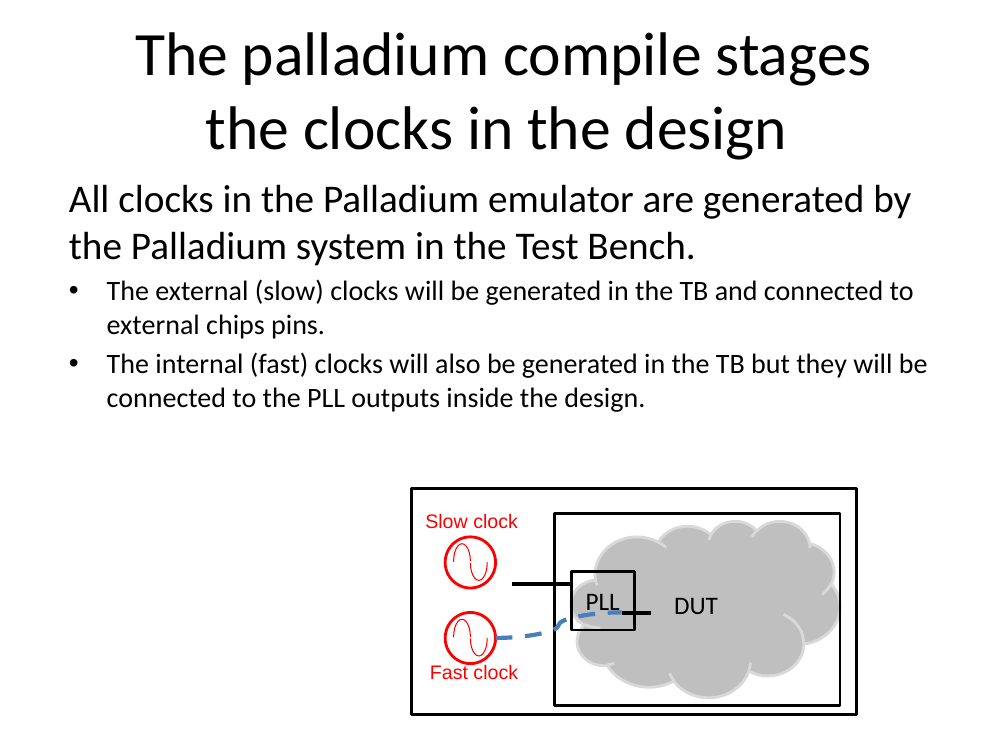
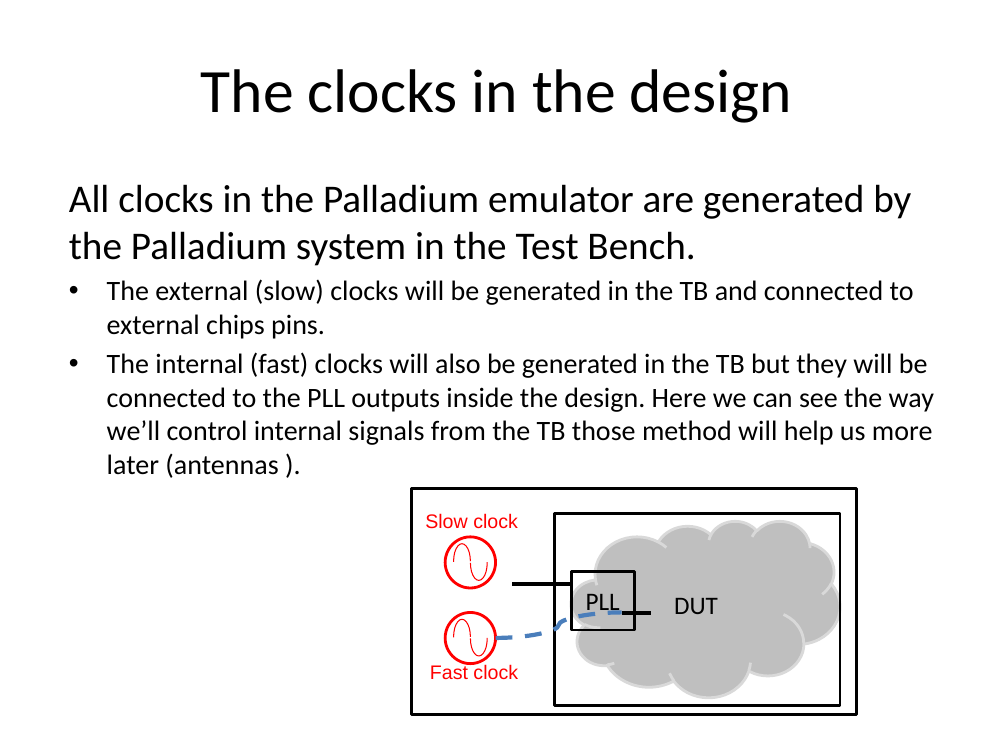
Before and after one commit to zahike/Palladium, a slide deck: slide 9 of Simulation Acceleration tutoria.pptx. Drawn at 1008x756 pixels with LibreOffice and Linux fonts; fonts in the diff are those of the drawing. Boxes give left, top, right and bottom in pixels: in the first picture for what was removed or moved away, otherwise in the second. Text is boxed around its words. In the diff, an @@ line names an element or a change of style, - is before the commit and + after.

Commit message:
add specman control & verifiers & checkers

```diff
--- a/Simulation Acceleration tutoria.pptx
+++ b/Simulation Acceleration tutoria.pptx
@@ title at (x1=201, y1=69, x2=792, y2=123): text changed @@
-The palladium compile stages
-the clocks in the design
+The clocks in the design
@@ text at (x1=107, y1=352, x2=934, y2=478): text changed @@
-• The internal (fast) clocks will also be generated in the TB but they will be connected to the PLL outputs inside the design.
+• The internal (fast) clocks will also be generated in the TB but they will be connected to the PLL outputs inside the design. Here we can see the way we’ll control internal signals from the TB those method will help us more later (antennas ).
```
Also in this commit, not shown: 7 other slides changed, 3 slides added.
